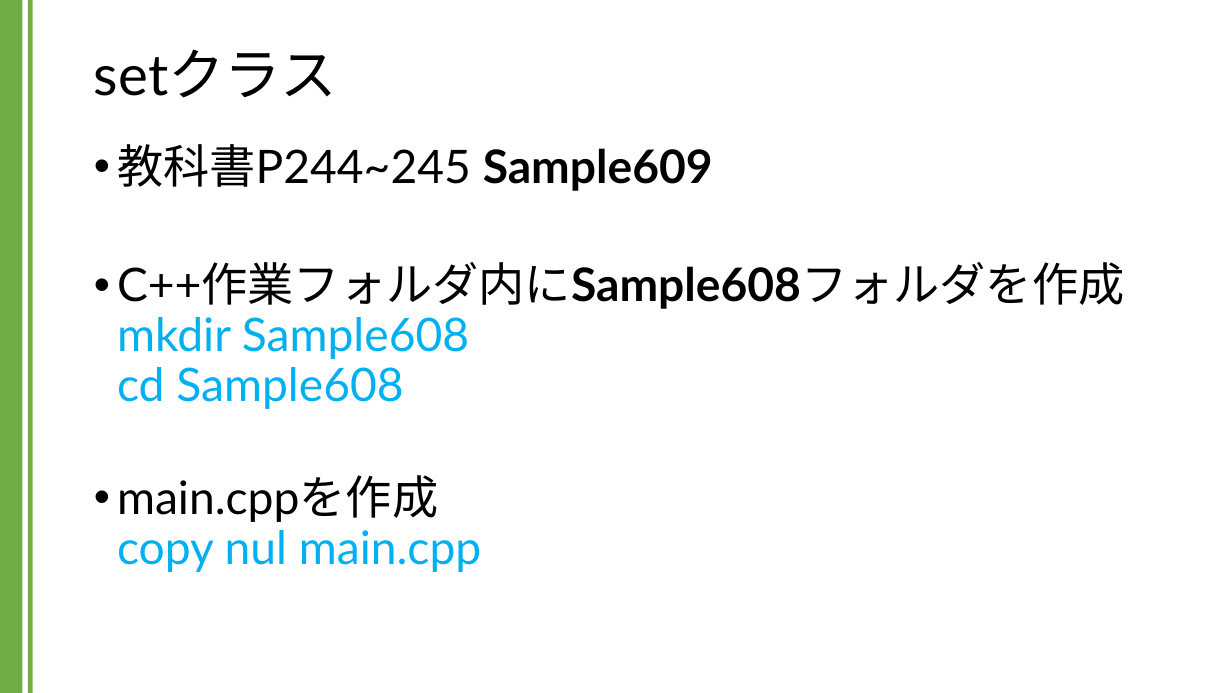
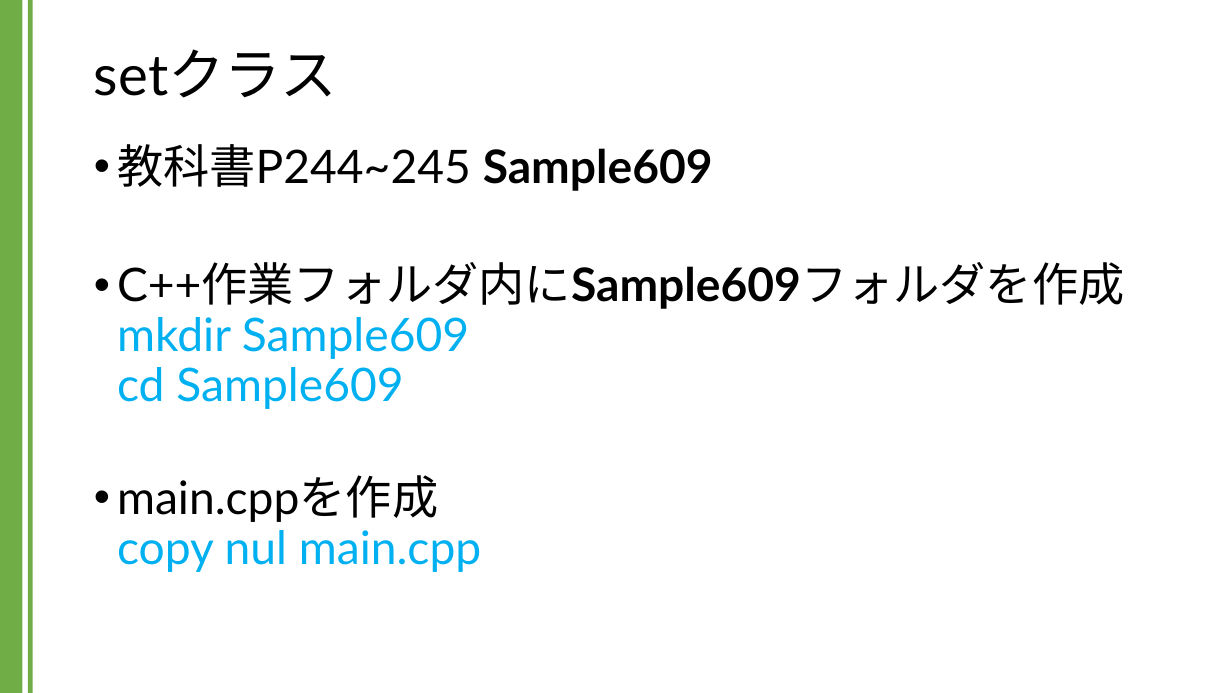
Before and after one commit to kic-murata/cpp2024, a slide deck: slide 3 of 授業資料/講義資料：Setクラス.pptx. Drawn at 1232x693 pixels with LibreOffice and Linux fonts; fonts in the diff are those of the drawing. Boxes give left, top, right and bottom in pixels: in the first picture for what was removed or moved away, otherwise in the second. Text is boxed around its words. In the diff, an @@ line names an element or a change of style, - is before the commit and + after.

```diff
--- a/授業資料/講義資料：Setクラス.pptx
+++ b/授業資料/講義資料：Setクラス.pptx
@@ text at bbox=[117, 262, 1124, 409]: text changed @@
-• C++作業フォルダ内にSample608フォルダを作成
-  mkdir Sample608
-  cd Sample608
+• C++作業フォルダ内にSample609フォルダを作成
+  mkdir Sample609
+  cd Sample609
```
Also in this commit, not shown: 1 other file.
